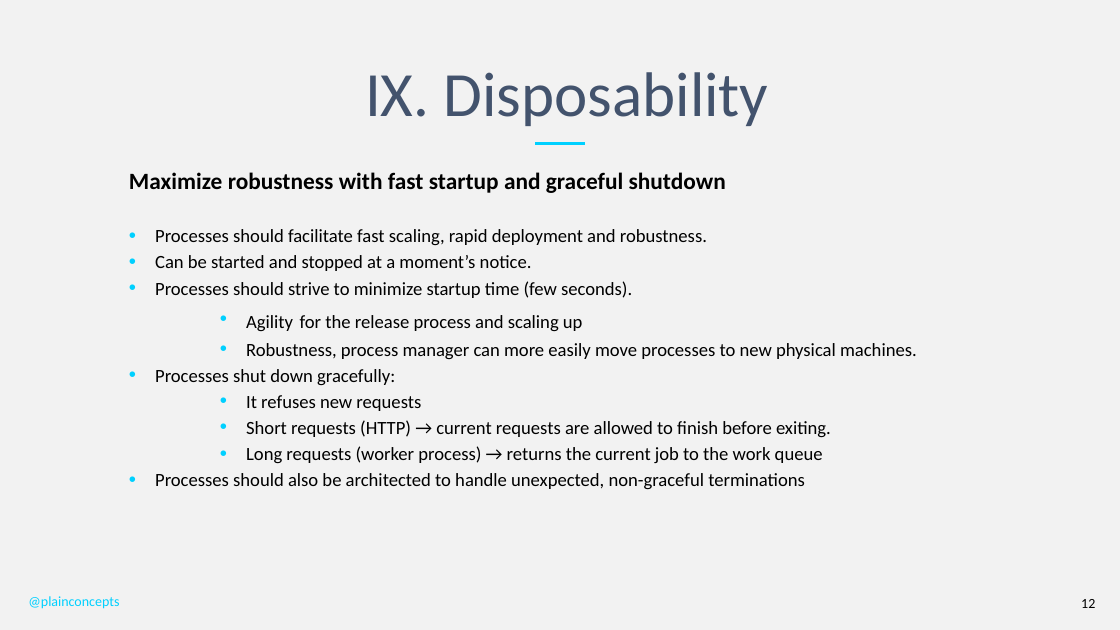
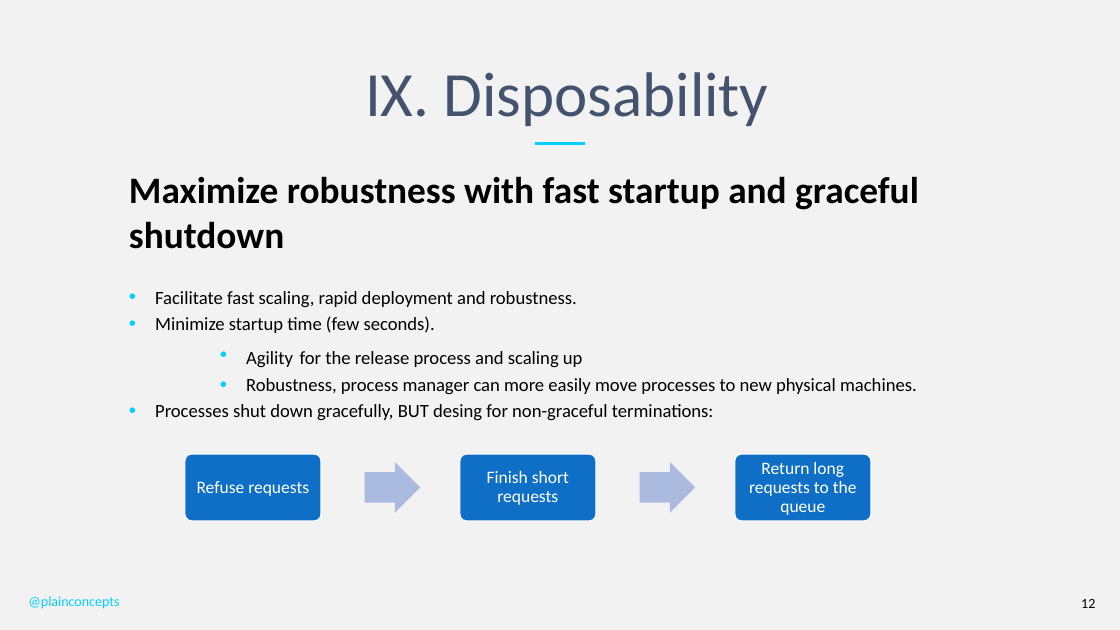
Before and after one commit to PlainConcepts/NetCore-Docker-Workshop, a slide deck: slide 12 of Docu/TheTwelveFactorApp.pptx. Drawn at 1120x630 pixels with LibreOffice and Linux fonts; fonts in the diff are those of the drawing; background and template pictures are left out. Boxes give left, top, right and bottom in pixels: in the first picture for what was removed or moved away, otherwise in the second. Text is boxed around its words. In the diff, an @@ line names an element or a change of style, - is before the commit and + after.

```diff
--- a/Docu/TheTwelveFactorApp.pptx
+++ b/Docu/TheTwelveFactorApp.pptx
@@ text at [129, 176, 919, 249]: size 20 to 32 pt in "Maximize robustness with fast startup and graceful ..."; more space between paragraphs @@
@@ text at [155, 291, 577, 333]: text changed @@
-• Processes should facilitate fast scaling, rapid deployment and robustness.
-• Can be started and stopped at a moment’s notice.
-• Processes should strive to minimize startup time (few seconds).
+• Facilitate fast scaling, rapid deployment and robustness.
+• Minimize startup time (few seconds).
@@ text at [155, 404, 714, 421]: text changed @@
-• Processes shut down gracefully:
-  • It refuses new requests
-  • Short requests (HTTP) → current requests are allowed to finish before exiting.
-  • Long requests (worker process) → returns the current job to the work queue
-• Processes should also be architected to handle unexpected, non-graceful terminations
+• Processes shut down gracefully, BUT desing for non-graceful terminations:
@@ group added at [185, 455, 871, 521]: 3 rounded rectangles, 3 texts, 2 right arrows @@
+Refuse requests
+Finish short requests
+Return long requests to the queue
```
Also in this commit, not shown: 11 other slides changed.
